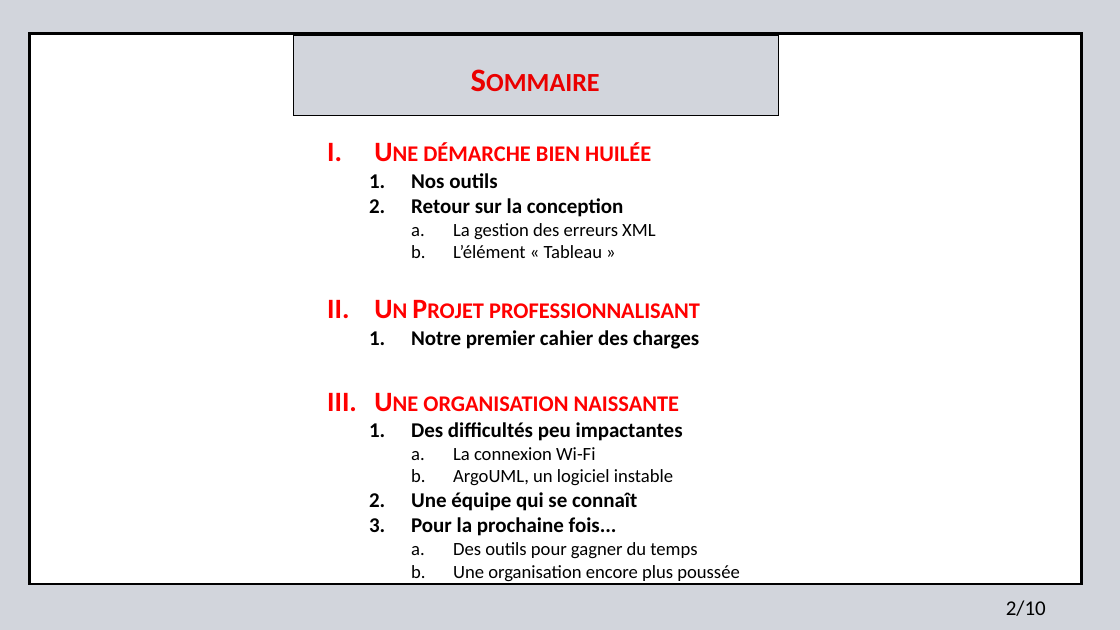
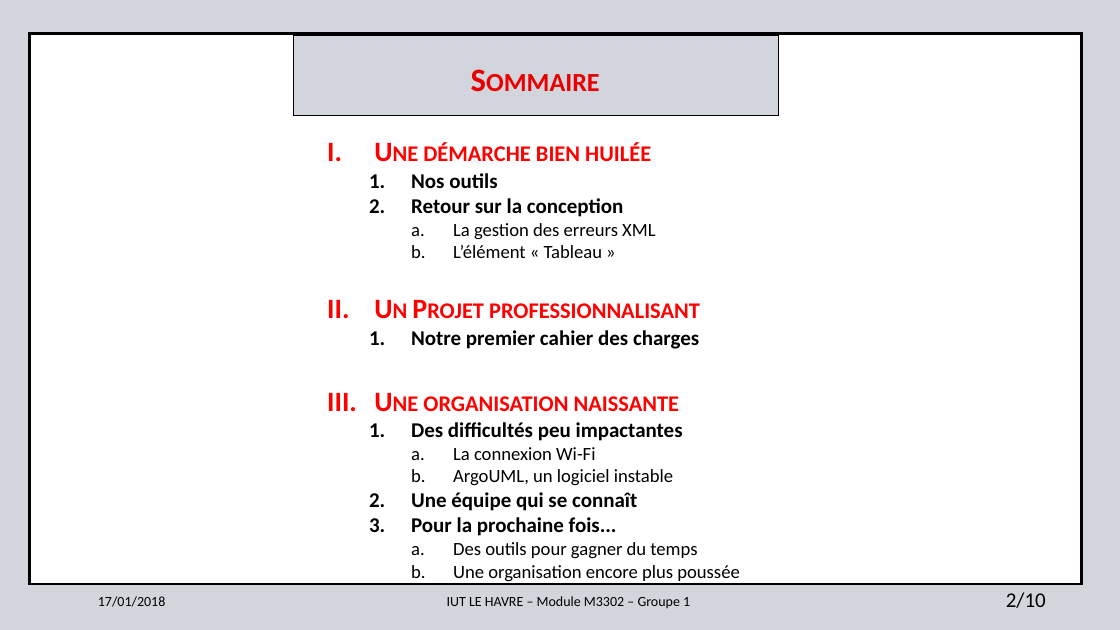
Before and after one commit to jonatjano/formulaire, a slide deck: slide 2 of text/Diaporama_Soutenance_projet_tutore_Bernouy_Deloison_Dewilde_Malet_Selle.pptx. Drawn at 1120x630 pixels with LibreOffice and Linux fonts; fonts in the diff are those of the drawing; background and template pictures are left out. Boxes give left, top, right and bottom in pixels: in the first picture for what was removed or moved away, otherwise in the second. Text is boxed around its words. In the diff, an @@ line names an element or a change of style, - is before the commit and + after.

```diff
--- a/text/Diaporama_Soutenance_projet_tutore_Bernouy_Deloison_Dewilde_Malet_Selle.pptx
+++ b/text/Diaporama_Soutenance_projet_tutore_Bernouy_Deloison_Dewilde_Malet_Selle.pptx
@@ text added at <box>98,596,165,607</box>, 12 pt, text #000000 @@
+17/01/2018
@@ text added at <box>447,596,690,608</box>, 12 pt, text #000000 @@
+IUT LE HAVRE – Module M3302 – Groupe 1
@@ text "2/10": place and size @@
-text "2/10" at <box>1006,600,1046,616</box>
+text "2/10" at <box>1006,592,1046,608</box>
```
Also in this commit, not shown: 8 other slides changed, 2 slides added.
